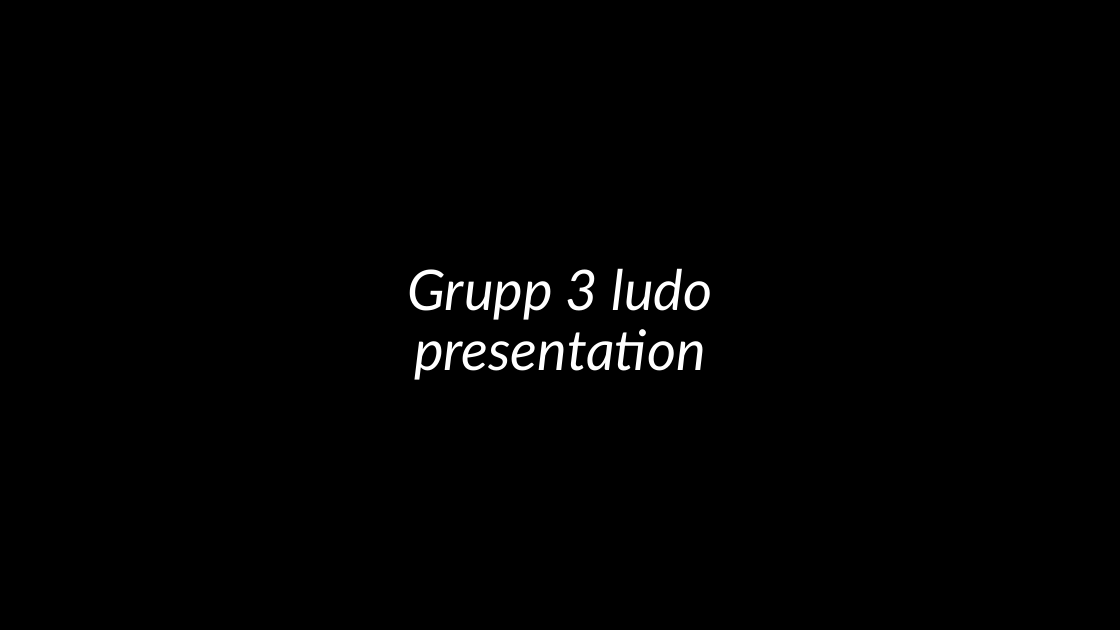
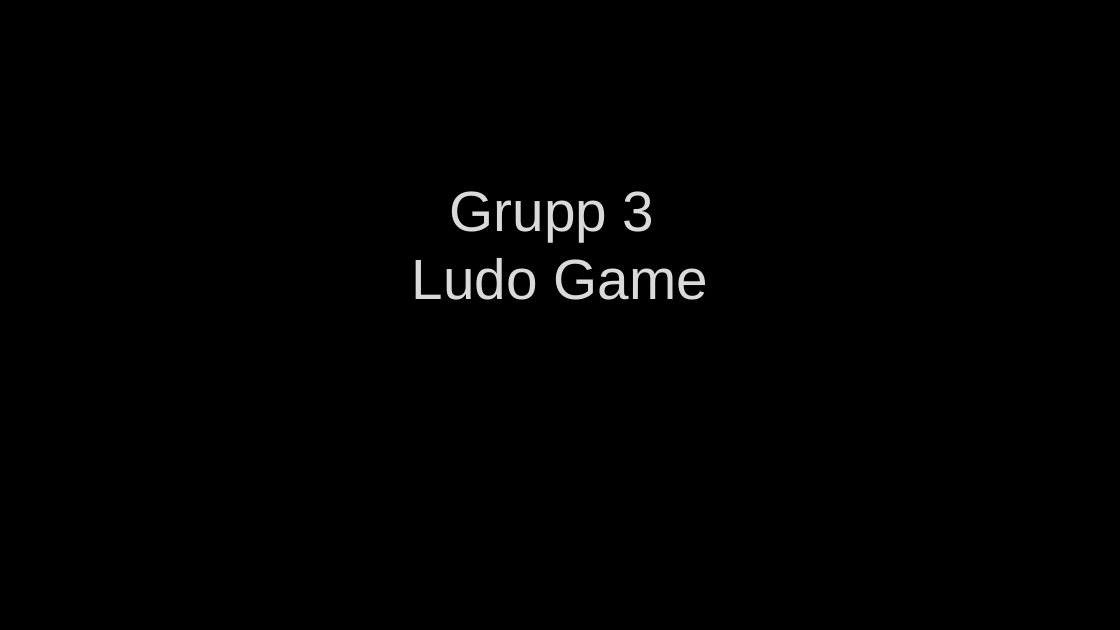
Before and after one commit to PGBSNH19/the-ludo-game-grupp-3, a slide deck: slide 1 of Documentation/Grupp 3 ludo presentation.pptx. Drawn at 1120x630 pixels with LibreOffice and Linux fonts; fonts in the diff are those of the drawing; background and template pictures are left out. Boxes give left, top, right and bottom in pixels: in the first picture for what was removed or moved away, otherwise in the second. Text is boxed around its words. In the diff, an @@ line names an element or a change of style, - is before the commit and + after.

```diff
--- a/Documentation/Grupp 3 ludo presentation.pptx
+++ b/Documentation/Grupp 3 ludo presentation.pptx
@@ rectangle removed at box(0, 0, 1120, 630) @@
@@ rectangle removed at box(0, 82, 1120, 547) @@
@@ title at box(412, 191, 708, 300): text changed; size 48 to 48.6 pt; font Lato to Arial; text colour #FFFFFF to #DADADA; italic off @@
-Grupp 3 ludo presentation
+Grupp 3
+Ludo Game
```
Also in this commit, not shown: 1 other slide changed, 19 slides added, 4 slides removed, 5 other files.
